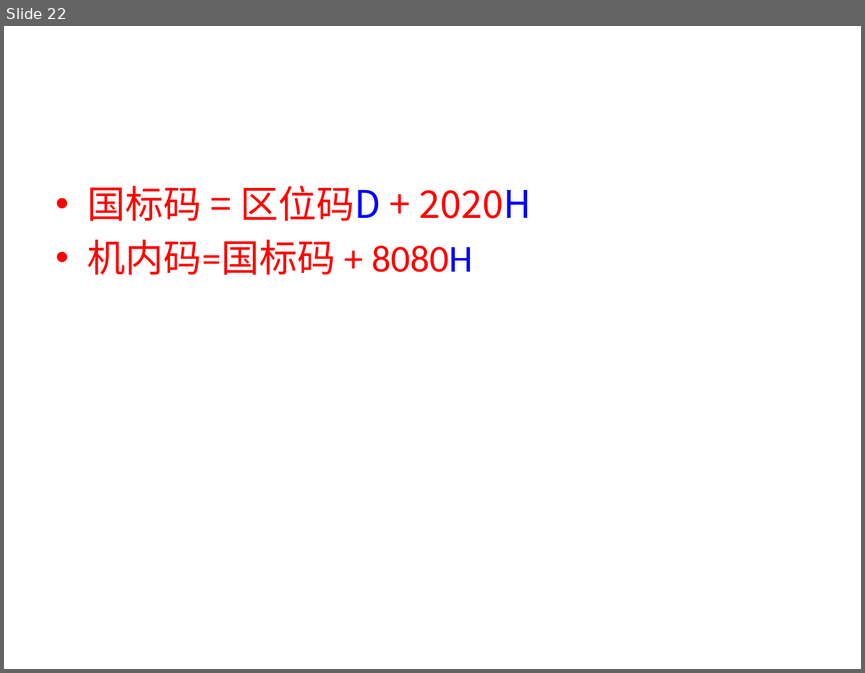
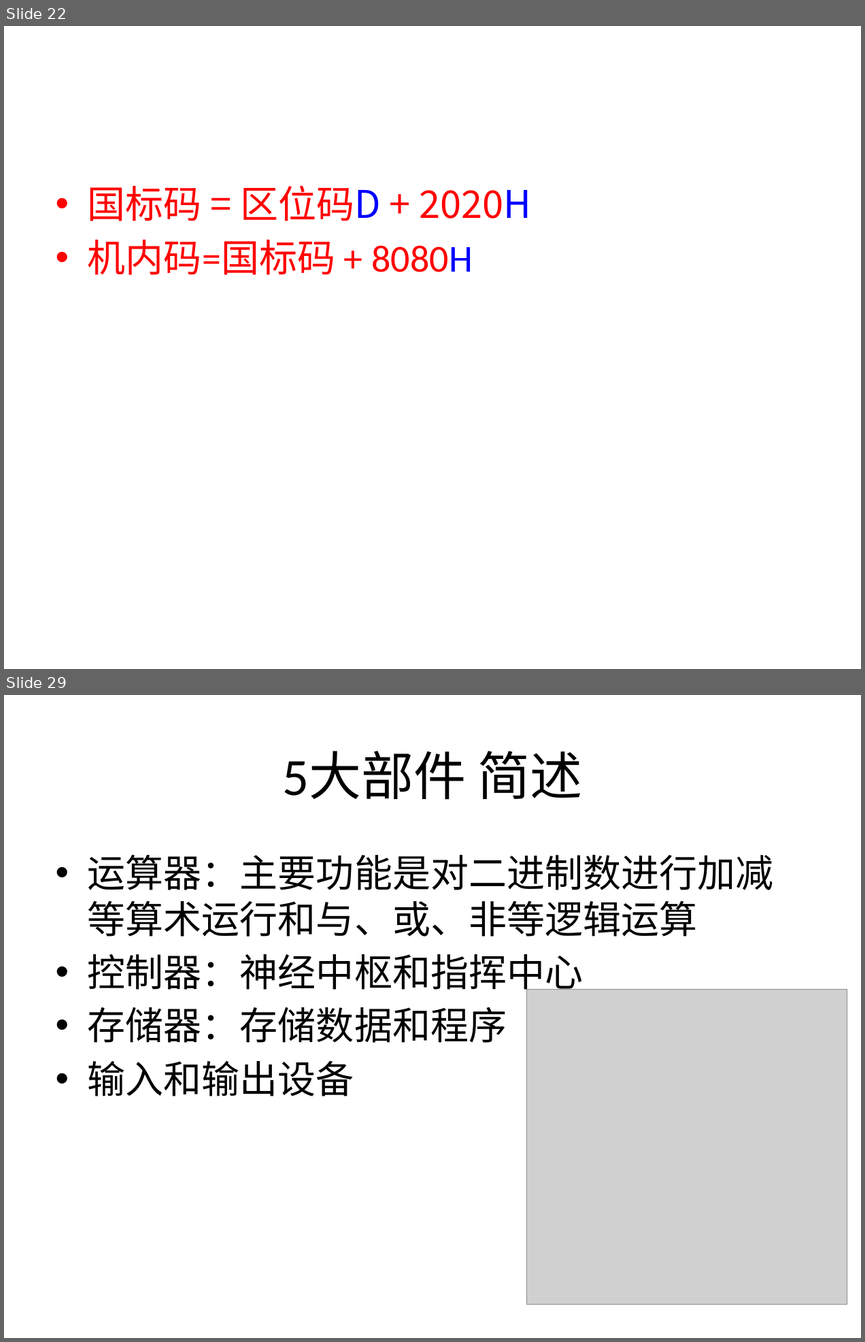
Before and after one commit to sans123wx/class, a slide deck: 计算机应用基础/第1章计算机基础/第1章复习.pptx. Shown one above the other, each under a label of ours: slide 22 before the commit, slides 22 and 29 after it; the slides between them are not shown. The pictures are 865x673 and 865x1342 pixels, drawn with LibreOffice and Linux fonts; fonts in the diff are those of the drawing; grey boxes stand for pictures. Boxes give left, top, right and bottom in pixels: in the first picture for what was removed or moved away, otherwise in the second. Text is boxed around its words. In the diff, an @@ line names an element or a change of style, - is before the commit and + after.

```diff
--- a/计算机应用基础/第1章计算机基础/第1章复习.pptx
+++ b/计算机应用基础/第1章计算机基础/第1章复习.pptx
@@ slide 29 added at <box>4,695,861,1338</box>, background #FFFFFF @@
@@ title added at <box>282,751,582,799</box>, 44 pt, text #000000 @@
+5大部件 简述
@@ text added at <box>88,854,773,1096</box>, 32 pt, text #000000 @@
+• 运算器：主要功能是对二进制数进行加减等算术运行和与、或、非等逻辑运算
+• 控制器：神经中枢和指挥中心
+• 存储器：存储数据和程序
+• 输入和输出设备
@@ picture added at <box>527,989,847,1304</box> @@
```
Also in this commit, not shown: 13 other slides added, 13 other files.
